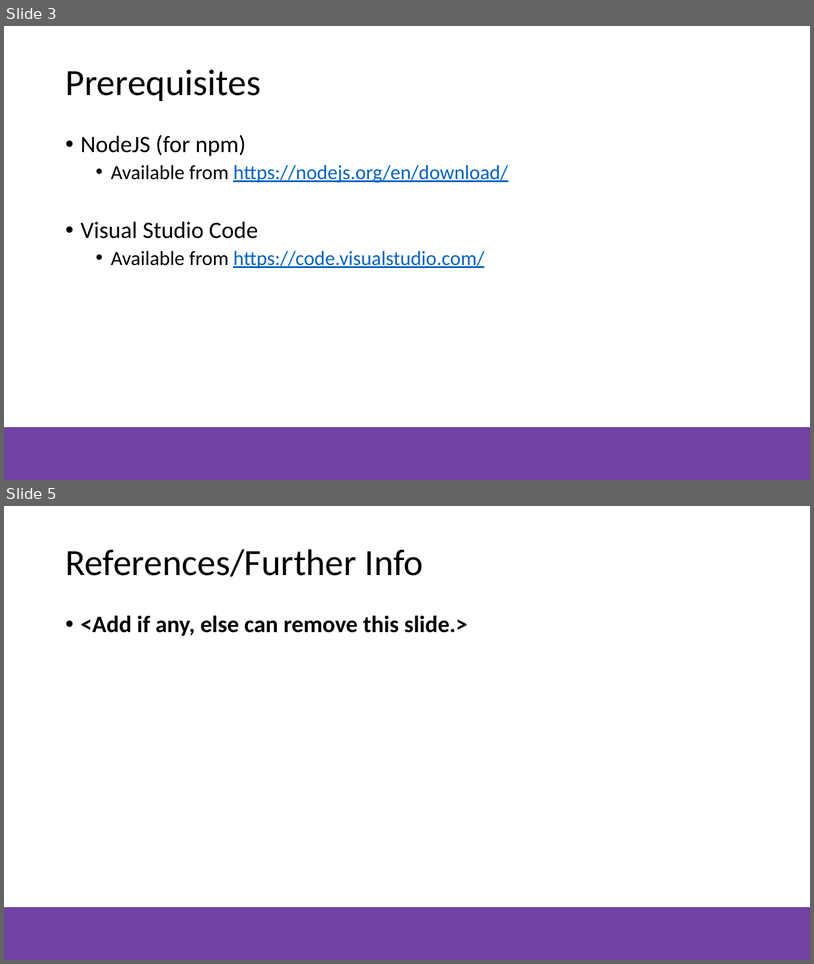
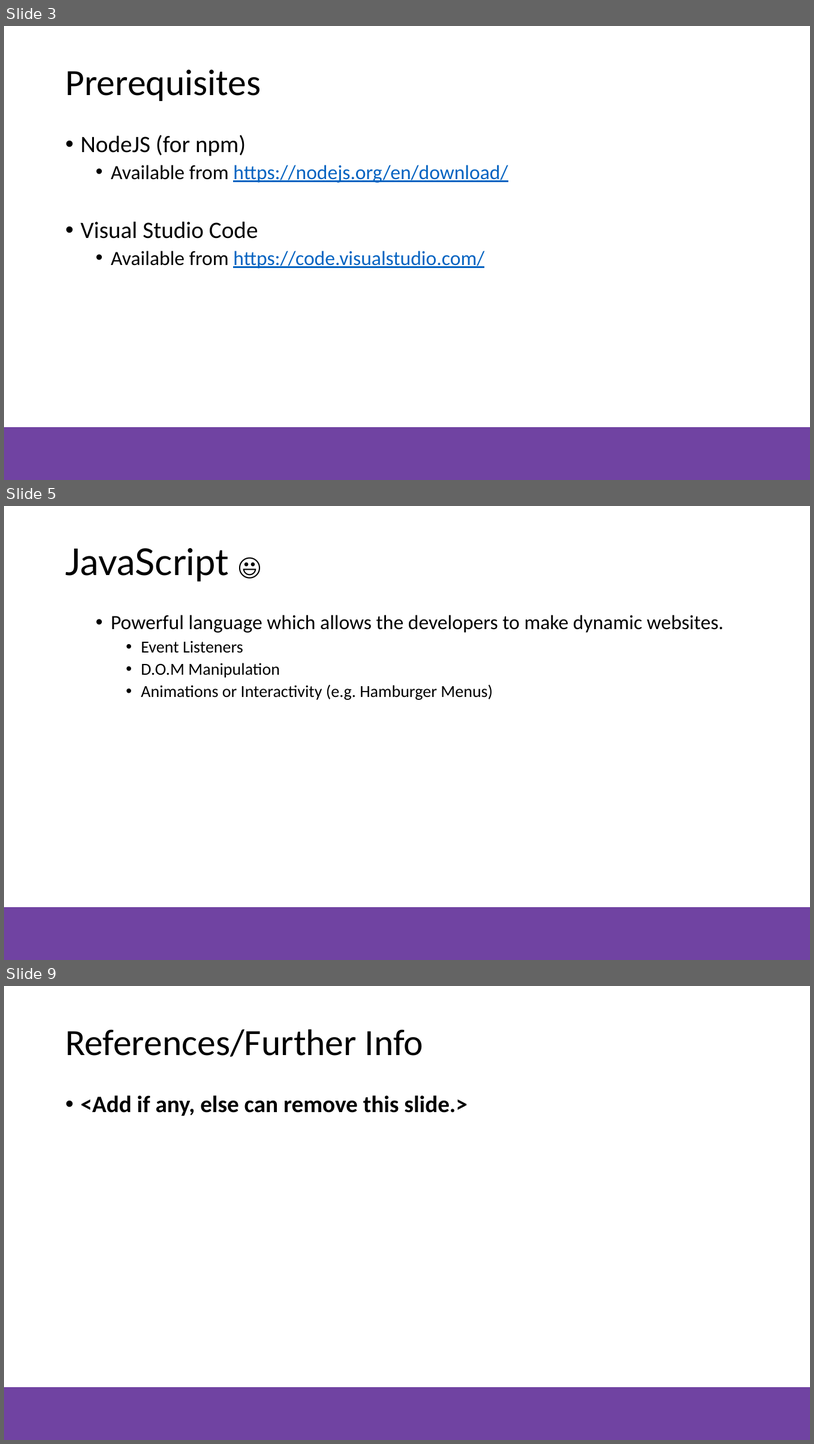
Before and after one commit to NZMSA/2021-introduction-to-general-software-development, a slide deck: typescript/TypeScript-Presentation.pptx. Shown one above the other, each under a label of ours: slides 3 and 5 before the commit, slides 3, 5 and 9 after it; the slides between them are not shown. The pictures are 814x964 and 814x1444 pixels, drawn with LibreOffice and Linux fonts; fonts in the diff are those of the drawing; background and template pictures are left out. Boxes give left, top, right and bottom in pixels: in the first picture for what was removed or moved away, otherwise in the second. Text is boxed around its words. In the diff, an @@ line names an element or a change of style, - is before the commit and + after.

```diff
--- a/typescript/TypeScript-Presentation.pptx
+++ b/typescript/TypeScript-Presentation.pptx
@@ slide 5 added at <box>4,506,810,960</box>, background #FFFFFF; not listed: 1 template element that a slide beside it also shows @@
@@ title added at <box>65,548,228,582</box>, 44 pt, text #000000 @@
+JavaScript 😃
@@ text added at <box>111,615,724,700</box>, 20 pt, text #000000 @@
+  • Powerful language which allows the developers to make dynamic websites.
+    • Event Listeners
+    • D.O.M Manipulation
+    • Animations or Interactivity (e.g. Hamburger Menus)
@@ what was slide 5 is now slide 9 @@
```
Also in this commit, not shown: 2 slides changed, 3 other slides added, 1 other file.
